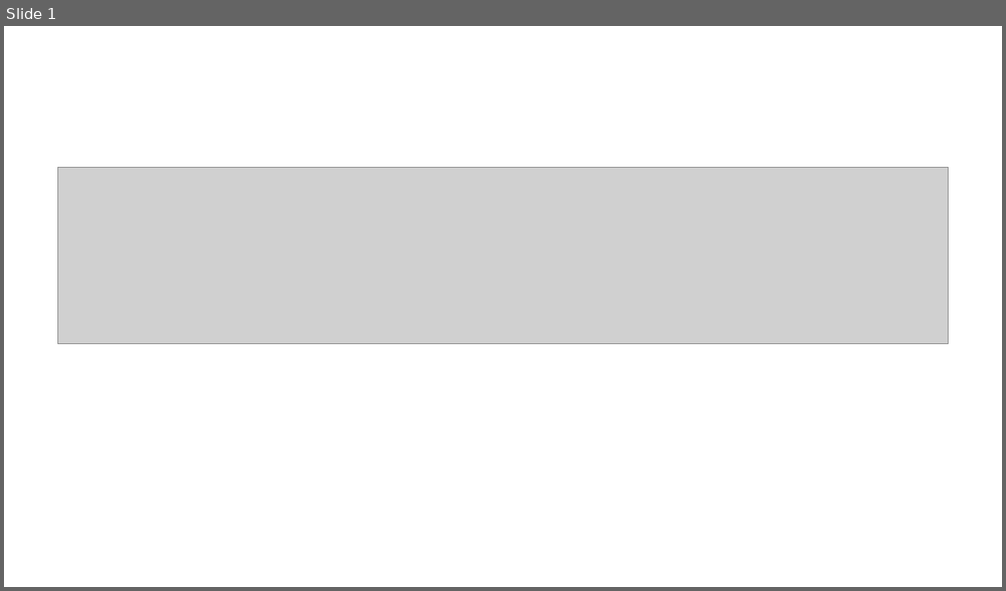
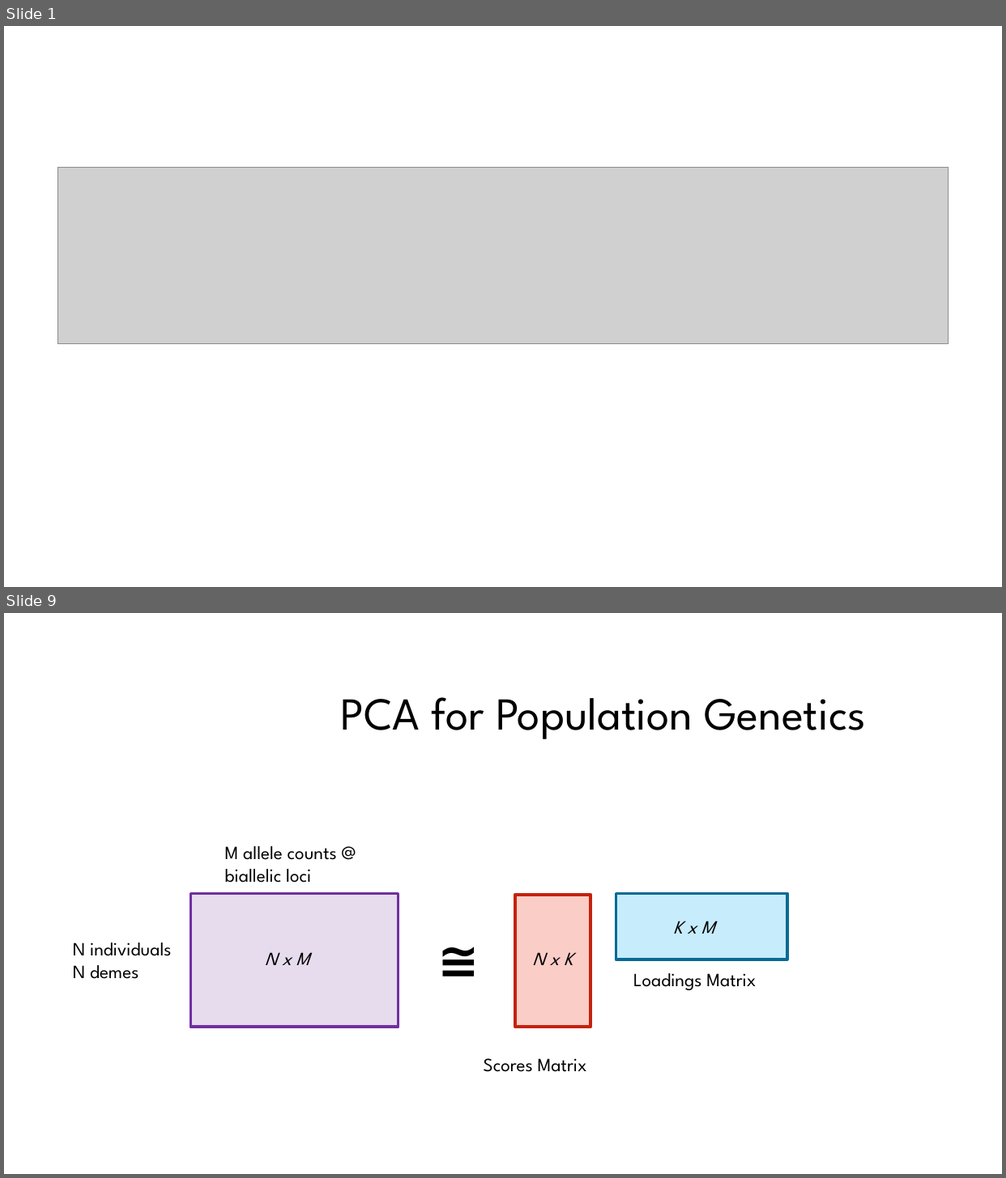
Before and after one commit to jmp448/genomic-data-science, a slide deck: PCA Presentation.pptx. Shown one above the other, each under a label of ours: slide 1 before the commit, slides 1 and 9 after it; the slides between them are not shown. The pictures are 1006x591 and 1006x1178 pixels, drawn with LibreOffice and Linux fonts; fonts in the diff are those of the drawing; grey boxes stand for pictures; background and template pictures are left out. Boxes give left, top, right and bottom in pixels: in the first picture for what was removed or moved away, otherwise in the second. Text is boxed around its words. In the diff, an @@ line names an element or a change of style, - is before the commit and + after.

```diff
--- a/PCA Presentation.pptx
+++ b/PCA Presentation.pptx
@@ slide 9 added at bbox=[4, 613, 1002, 1174], background #FFFFFF @@
@@ text added at bbox=[340, 697, 866, 739], 44 pt, text #000000 @@
+PCA for Population Genetics
@@ text added at bbox=[225, 846, 337, 883], 18 pt, text #000000 @@
+M allele counts @ biallelic loci
@@ rectangle added at bbox=[191, 894, 398, 1027], fill #7030A0 at 17% opacity, outline #7030A0 3 pt @@
@@ rectangle added at bbox=[516, 895, 590, 1028], fill #FBCDC7, outline #C4220D 3 pt @@
@@ rectangle added at bbox=[616, 894, 787, 960], fill #C7ECFB, outline #0A6B94 3 pt @@
@@ text added at bbox=[431, 925, 507, 994], 48 pt, text #000000, bold @@
+≅
@@ text added at bbox=[673, 921, 715, 934], 18 pt, text #000000, italic @@
+K x M
@@ text added at bbox=[73, 943, 172, 979], 18 pt, text #000000 @@
+N individuals
+N demes
@@ text added at bbox=[265, 952, 309, 965], 18 pt, text #000000, italic @@
+N x M
@@ text added at bbox=[532, 952, 573, 965], 18 pt, text #000000, italic @@
+N x K
@@ text added at bbox=[633, 973, 756, 990], 18 pt, text #000000 @@
+Loadings Matrix
@@ text added at bbox=[484, 1059, 587, 1072], 18 pt, text #000000 @@
+Scores Matrix
```
Also in this commit, not shown: 24 other slides added, 2 slides removed, 2 other files.
